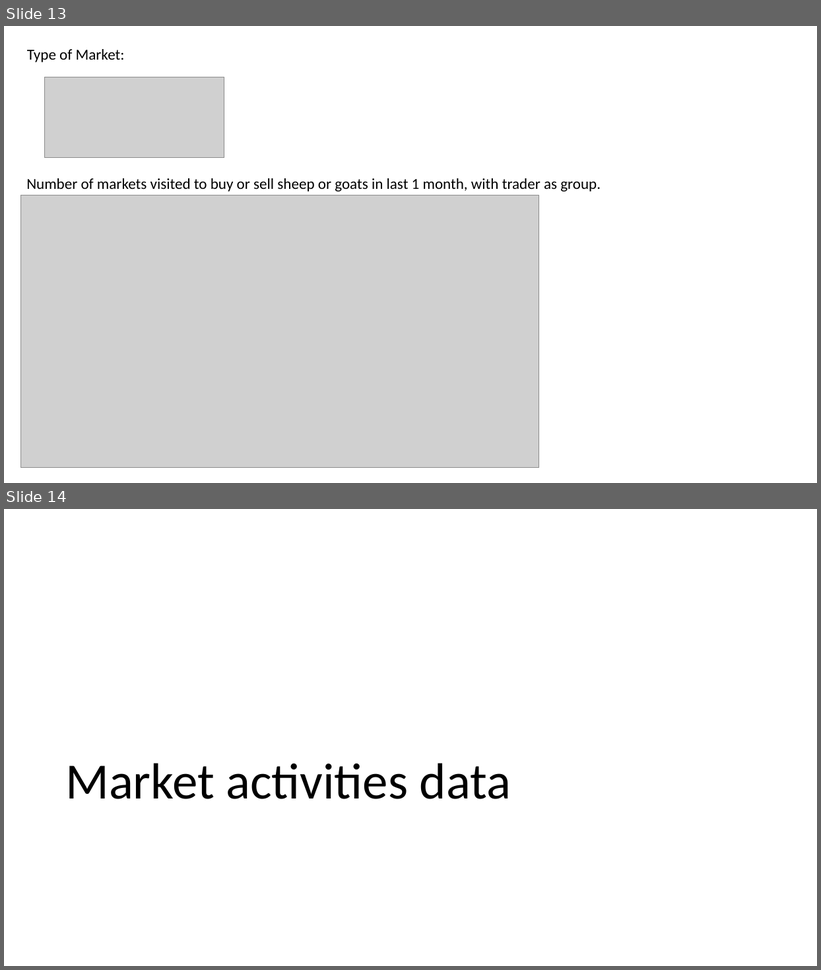
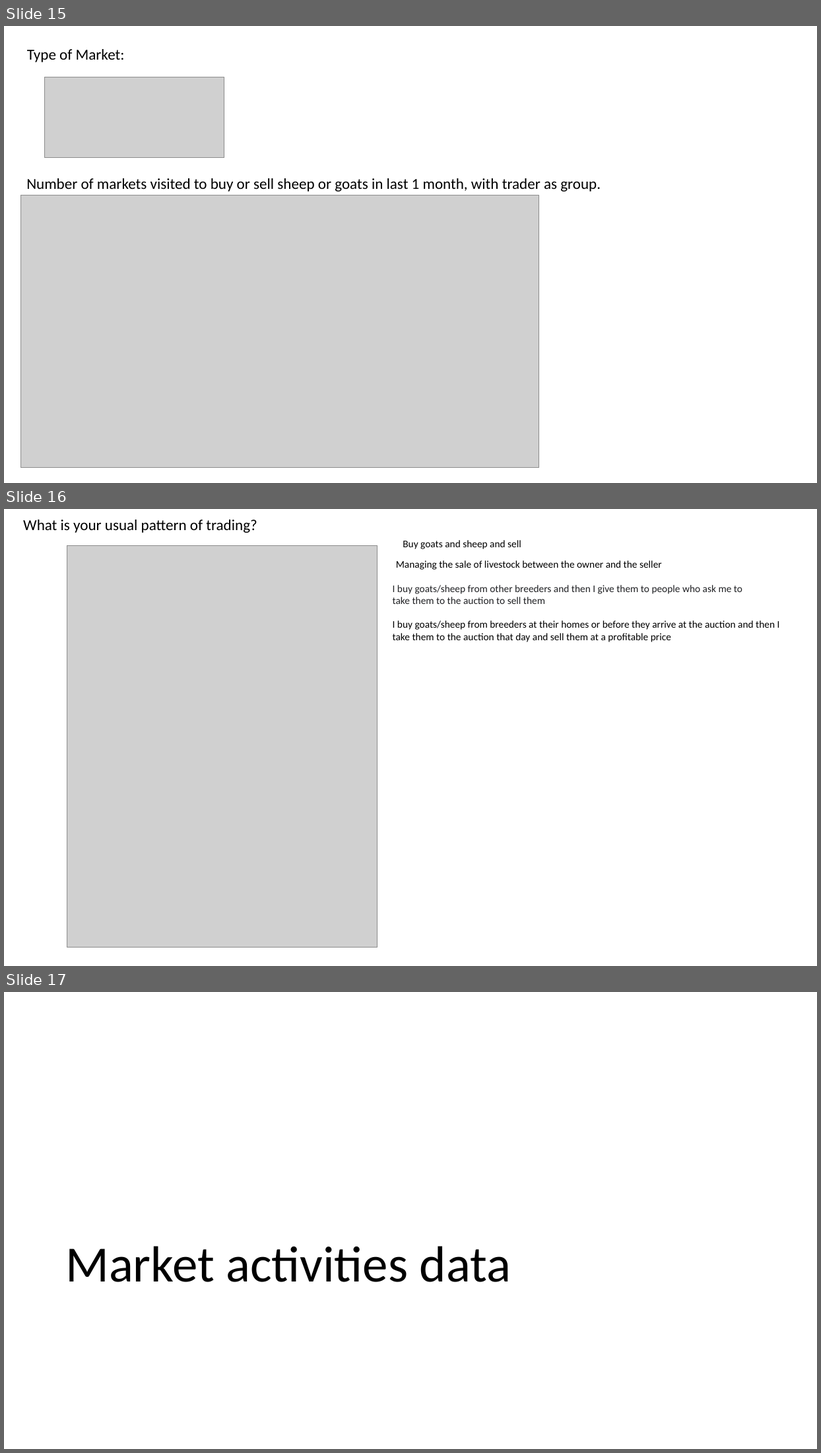
Before and after one commit to BethSavagar/Tanzania_markets, a slide deck: results-presentations/markets-descriptive-analysis.pptx. Shown one above the other, each under a label of ours: slides 13 and 14 before the commit, slides 15, 16 and 17 after it. The pictures are 821x970 and 821x1453 pixels, drawn with LibreOffice and Linux fonts; fonts in the diff are those of the drawing; grey boxes stand for pictures. Boxes give left, top, right and bottom in pixels: in the first picture for what was removed or moved away, otherwise in the second. Text is boxed around its words. In the diff, an @@ line names an element or a change of style, - is before the commit and + after.

```diff
--- a/results-presentations/markets-descriptive-analysis.pptx
+++ b/results-presentations/markets-descriptive-analysis.pptx
@@ slide 16 added at [4,509,817,966], background #FFFFFF @@
@@ text added at [23,520,257,533], 18 pt, text #000000 @@
+What is your usual pattern of trading?
@@ picture added at [67,545,377,948] @@
@@ text added at [403,540,521,549], 12 pt, text #000000 @@
+Buy goats and sheep and sell
@@ text added at [396,560,662,570], 12 pt, text #000000 @@
+Managing the sale of livestock between the owner and the seller
@@ text added at [393,585,743,604], 12 pt, text #202124 @@
+I buy goats/sheep from other breeders and then I give them to people who ask me to take them to the auction to sell them
@@ text added at [393,621,780,642], 12 pt, text #000000 @@
+I buy goats/sheep from breeders at their homes or before they arrive at the auction and then I take them to the auction that day and sell them at a profitable price
@@ what was slide 13 is now slide 15 @@
@@ what was slide 14 is now slide 17 @@
```
Also in this commit, not shown: 3 slides changed, 2 other slides added, 7 other files.
